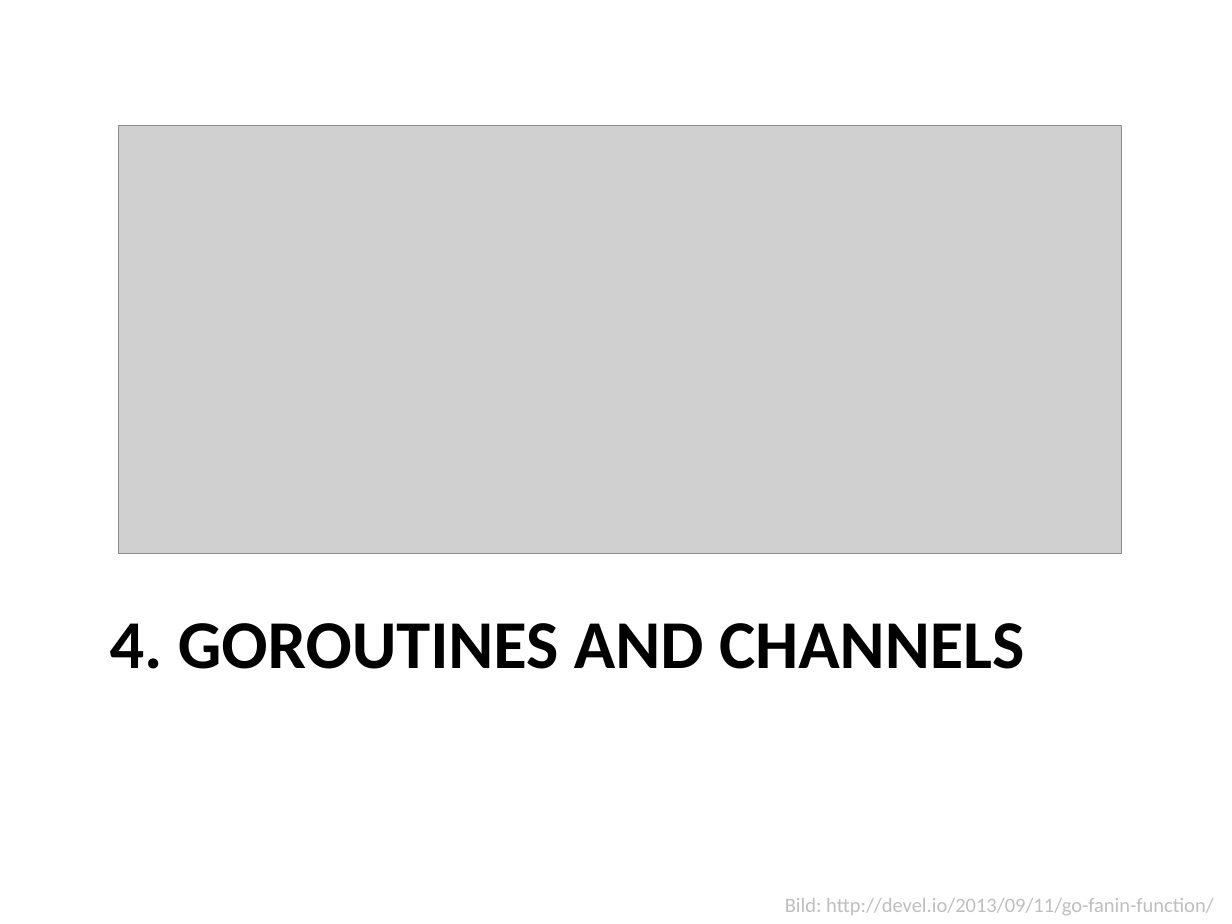
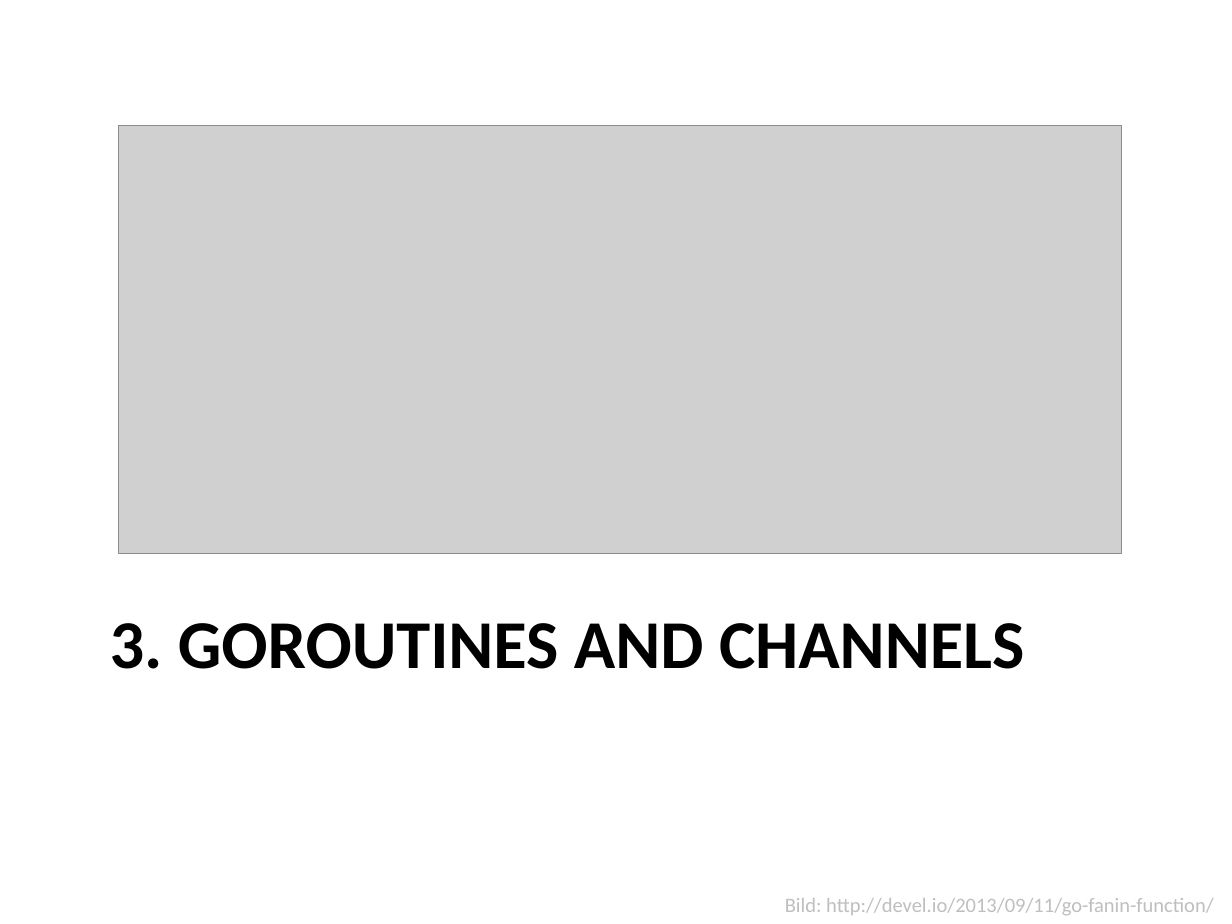
Before and after one commit to danbim/go-talk, a slide deck: slide 14 of intro-to-go.pptx (slide 15 before the commit). Drawn at 1232x924 pixels with LibreOffice and Linux fonts; fonts in the diff are those of the drawing; grey boxes stand for pictures. Boxes give left, top, right and bottom in pixels: in the first picture for what was removed or moved away, otherwise in the second. Text is boxed around its words. In the diff, an @@ line names an element or a change of style, - is before the commit and + after.

```diff
--- a/intro-to-go.pptx
+++ b/intro-to-go.pptx
@@ title at (110, 623, 1024, 669): text changed @@
-4. GOROUTINES AND CHANNELS
+3. GOROUTINES AND CHANNELS
```
Also in this commit, not shown: 15 other slides changed, 1 slide removed, 1 other file.
